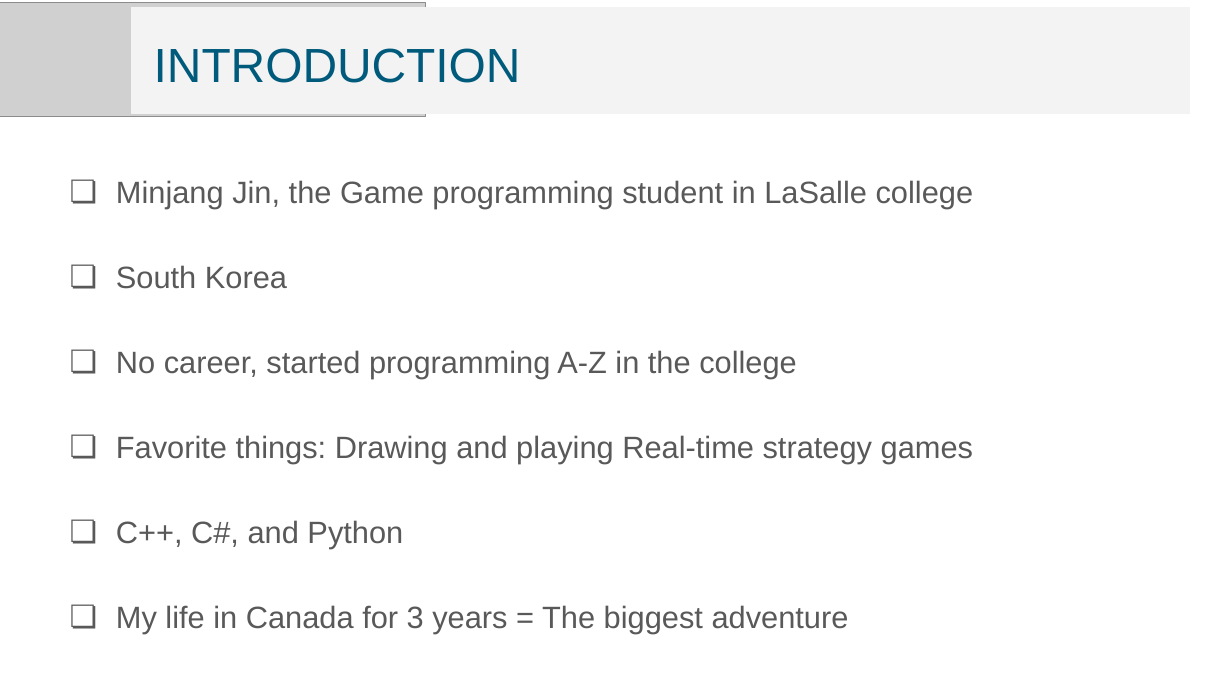
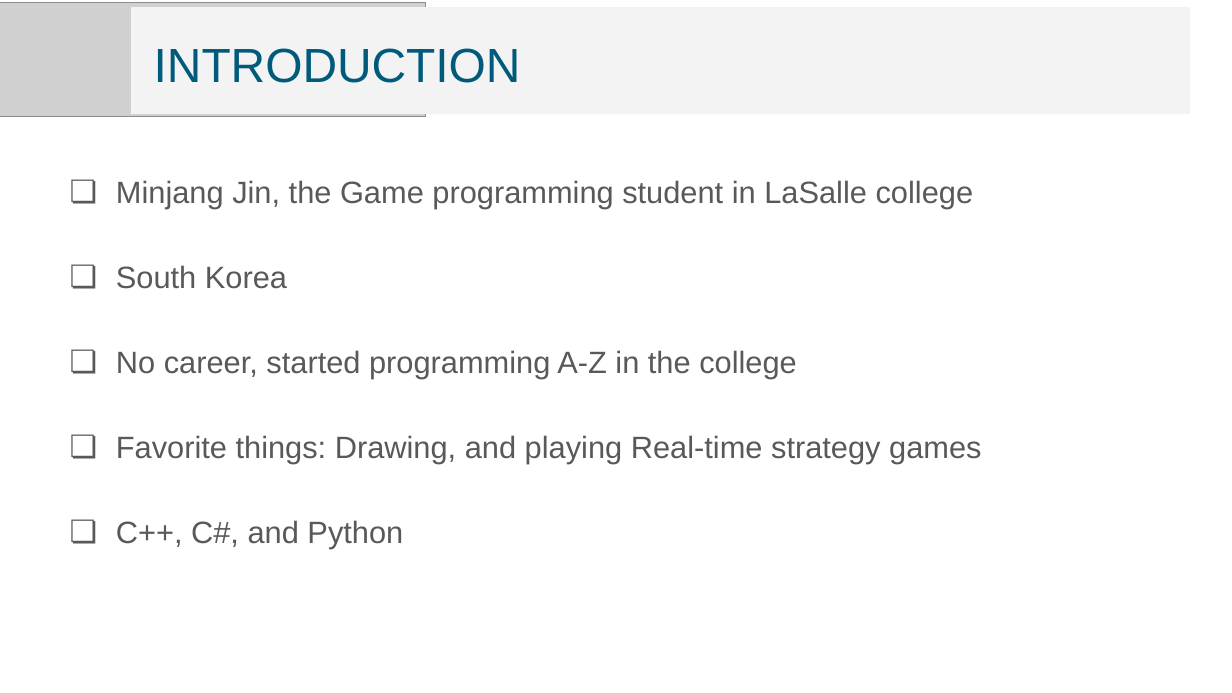
Before and after one commit to TheJimmyGod/Senior_Project, a slide deck: slide 3 of Multithreading_With AI/Documents/Final Delivery.pptx. Drawn at 1232x693 pixels with LibreOffice and Linux fonts; fonts in the diff are those of the drawing; grey boxes stand for pictures. Boxes give left, top, right and bottom in pixels: in the first picture for what was removed or moved away, otherwise in the second. Text is boxed around its words. In the diff, an @@ line names an element or a change of style, - is before the commit and + after.

```diff
--- a/Multithreading_With AI/Documents/Final Delivery.pptx
+++ b/Multithreading_With AI/Documents/Final Delivery.pptx
@@ text at <box>116,435,981,464</box>: text changed @@
-❏ Favorite things: Drawing and playing Real-time strategy games
+❏ Favorite things: Drawing, and playing Real-time strategy games
@@ text at <box>116,605,849,634</box>: paragraph removed @@
-❏ My life in Canada for 3 years = The biggest adventure
```
Also in this commit, not shown: 4 other slides changed, 3 slides added, 12 other files.
